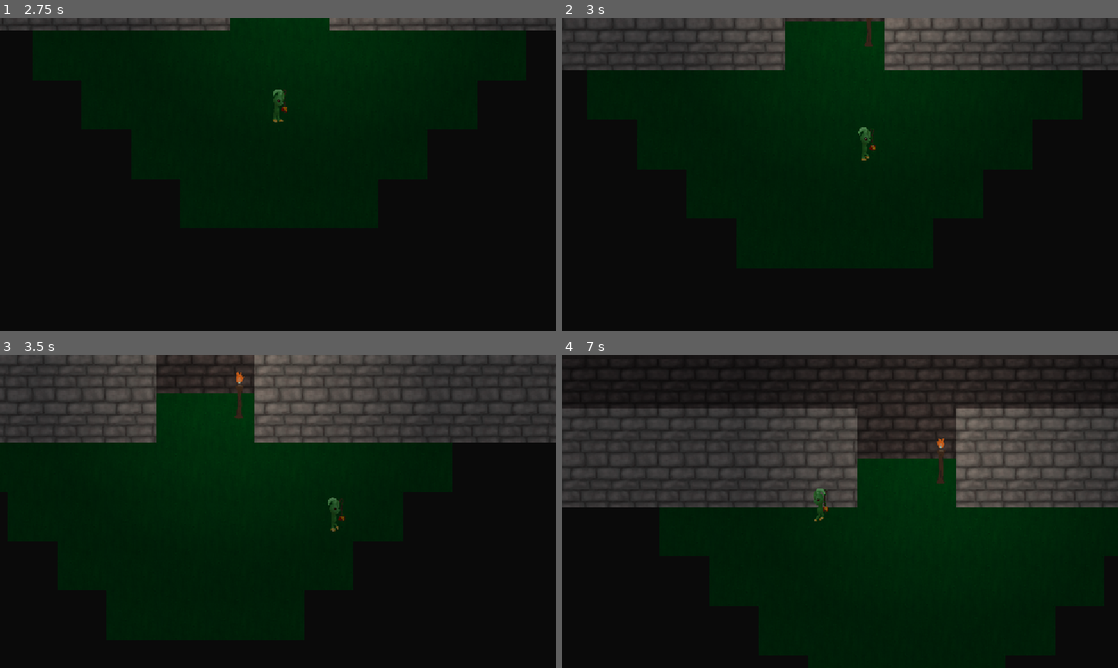
Above: before the commit, frames 1-4 (two rows, left to right).
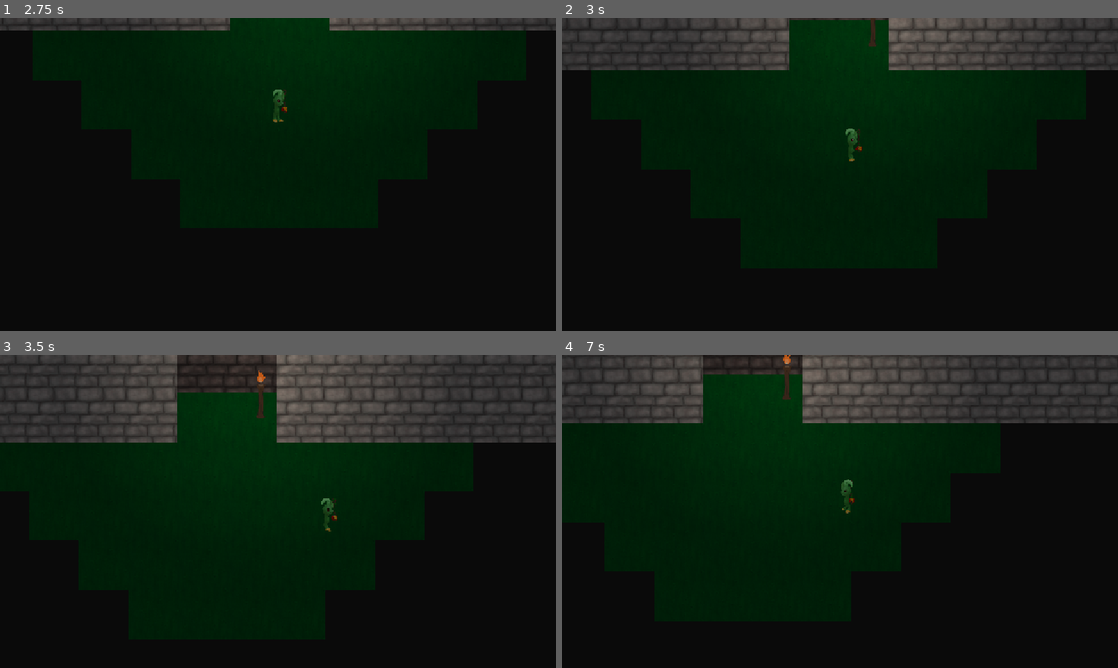
Above: after the commit, the same moments.

Repository: HoneyPony/impish-descent-future
Game: Godot game, scene res://MainMenu.tscn
Two runs of this game, one before a commit and one after it. Both use one fixed random seed, a clock stepped at 60 frames per second and the inputs below.
Inputs (mouse positions are in pixels of both pictures, inside the frame that each line leads up to):
- Up to frame 1 (2.75 s): click "Play" at 0.5 s; click "Confirm" at 1.25 s; click "Confirm" at 2 s
- Up to frame 2 (3 s): move the mouse to (840, 108) at 2.77 s; press the mouse at (840, 108) at 2.78 s; hold D (player_right) from 2.78 s (still down)
- Up to frame 3 (3.5 s): keep holding D (player_right)
- Up to frame 4 (7 s): move the mouse to (728, 527) at 3.52 s; release D (player_right) at 3.53 s; release the mouse at (728, 527) at 3.53 s; hold S (player_down) 3.53-4.28 s; click (728, 527) at 3.6 s; move the mouse to (895, 442) at 4.27 s; press the mouse at (895, 442) at 4.28 s; hold D (player_right) 4.28-5.03 s; move the mouse to (812, 574) at 5.02 s; release the mouse at (812, 574) at 5.03 s; hold W (player_up) 5.03-5.78 s; click (812, 574) at 5.1 s; move the mouse to (1006, 558) at 5.77 s; press the mouse at (1006, 558) at 5.78 s; hold A (player_left) from 5.78 s (still down); move the mouse to (673, 464) at 6.52 s; release the mouse at (673, 464) at 6.53 s; click (673, 464) at 6.6 s

Frame 1 is identical in both runs. In frame 2, 1.2% of the frame differs, in the area x 4-99%, y 0-46%; in frame 3, 3.3%; in frame 4, 44%, in the area x 0-100%, y 0-89%.

Commit message:
Progress on better formation control

Diff:
--- a/players/imp_formation.gd
+++ b/players/imp_formation.gd
@@ -25,7 +25,7 @@
 		pos += player.global_position - (target - player.global_position)
 	pos /= players.size()
 
-	global_position += (pos - global_position) * 0.05
+	#global_position += (pos - global_position) * 0.05
 
 	var vel = Vector2.ZERO
 	vel.x = Input.get_axis("player_left", "player_right")
@@ -33,7 +33,7 @@
 	vel = vel.normalized() * Player.MAX_VEL
 	# print(global_position)
 
-	global_position += vel * delta * 4.0
+	global_position += vel * delta #* 4.0
 
 	# We need to use the global mouse position versus our own position, because
 	# the local mouse position is affected by our own rotation.
--- a/players/player.gd
+++ b/players/player.gd
@@ -590,15 +590,11 @@
 			if dir_to.length_squared() < melee_attack_range * melee_attack_range:
 				# Target the center of enemies (averaging 2 tiles large)
 				melee_attack(closest.global_position + Vector2(0, -64))
-	elif stay_away_enemies: # NOTE: THIS MUST BE TRUE FOR RANGED FOR THE ATTACKS TO WORK.
 		# If we're ranged, we want to avoid damage, so back away from nearby enemies
 		# TODO: I guess we want a larger ranged here..?
+
+	if goal == Goals.GOAL_RANGED:
 		var bodies: Array = melee_range.get_overlapping_bodies()
-		#for body in bodies:
-			#var to_vec = global_position - body.global_position
-			#var IMPULSE = 20000
-			#var goal_shift = IMPULSE * to_vec / (to_vec.length_squared() + 512)
-			#target_noise_nosmooth += goal_shift
 
 		# Ranged characters actually try to attack the enemies
 		if not bodies.is_empty() and goal == Goals.GOAL_RANGED:
@@ -615,7 +611,7 @@
 
 	target_noise += (target_noise_nosmooth - target_noise) * smoothing
 
-	move_target += target_noise
+	# move_target += target_noise
 
 	move_target = GS.get_nav_move_target(global_position, move_target)
 	var vel = (move_target - global_position) * 5.0
@@ -624,27 +620,30 @@
 	#vel.y = Input.get_axis("player_up", "player_down")
 	#vel = vel.normalized() * MAX_VEL
 
-	var target_vel = vel.limit_length(MAX_VEL)
+	# Let us move slightly faster than the formation moves, so that we can
+	# stay in position.
+	var vel_buf = 1.5 #clamp((move_target - global_position).length() / 100.0, 1.0, 1.3)
+	var target_vel = vel.limit_length(MAX_VEL * vel_buf)
 
 	velocity += (target_vel - velocity) * 0.5
 
-	# Add impulses for each nearby imp.
+	## Add impulses for each nearby imp.
 	var all_players = get_tree().get_nodes_in_group("Players")
-	for imp in all_players:
-		var impulse_strength = 2048
-		var max_range = 72
-		var stay_away = false
-		#if happy_to_take_hit() != imp.happy_to_take_hit():
-		#	stay_away = true
-		# summoners want to get hit, so make them stay far away from other imps.
-		if stay_away:
-			impulse_strength = 2048
-			max_range = 256
-		var to_vec = global_position - imp.global_position
-		if to_vec.length_squared() < max_range * max_range:
-			var impulse = impulse_strength * to_vec / (to_vec.length_squared() + 512)
-			#print(impulse)
-			velocity += impulse
+	#for imp in all_players:
+		#var impulse_strength = 2048
+		#var max_range = 72
+		#var stay_away = false
+		##if happy_to_take_hit() != imp.happy_to_take_hit():
+		##	stay_away = true
+		## summoners want to get hit, so make them stay far away from other imps.
+		#if stay_away:
+			#impulse_strength = 2048
+			#max_range = 256
+		#var to_vec = global_position - imp.global_position
+		#if to_vec.length_squared() < max_range * max_range:
+			#var impulse = impulse_strength * to_vec / (to_vec.length_squared() + 512)
+			##print(impulse)
+			#velocity += impulse
 
 	if goal == Goals.GOAL_BUFF or goal == Goals.GOAL_ATTACK_OWN:
 		# 10 tries to find a player
